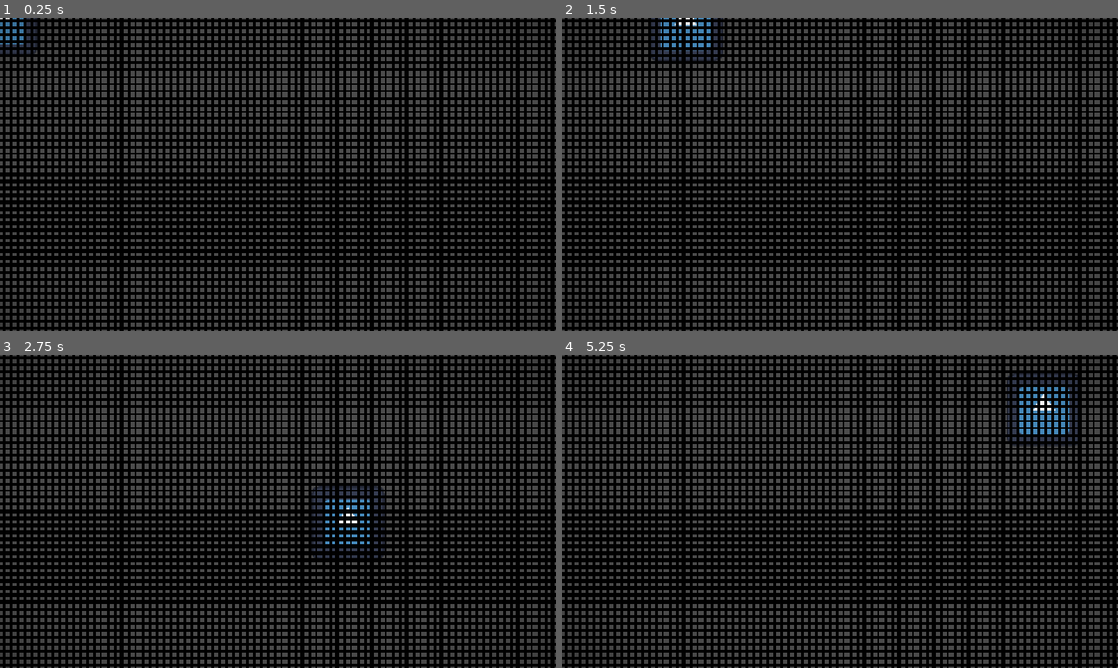
Above: before the commit, frames 1-4 (two rows, left to right).
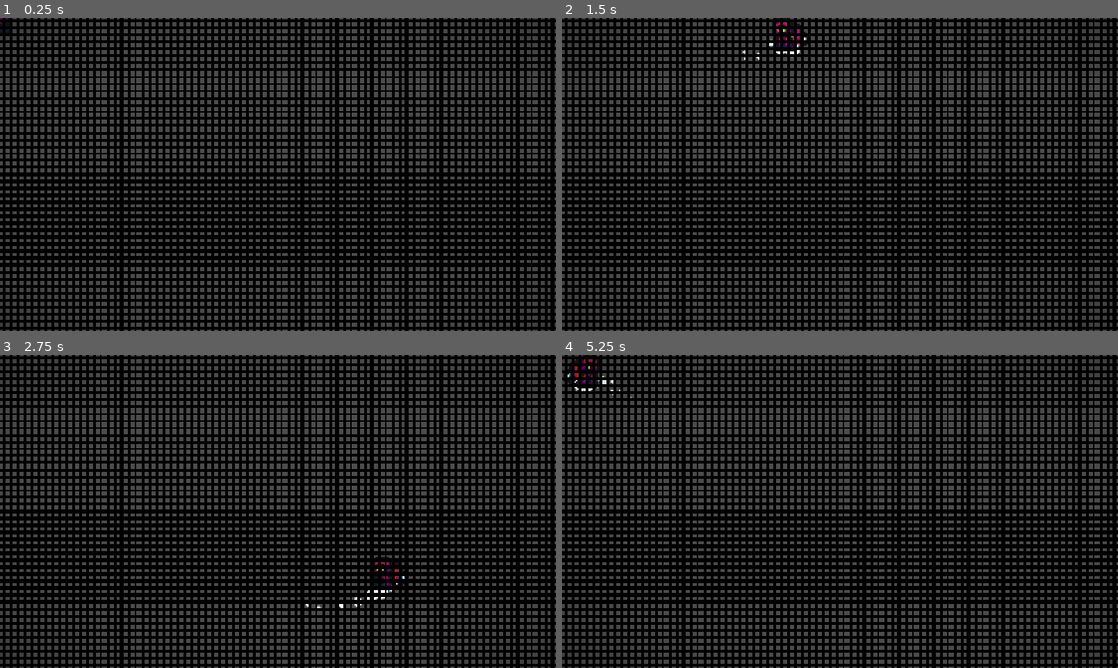
Above: after the commit, the same moments.

Repository: nemene21/gmtk-2023
Game: Godot game, scene res://scenes/main.tscn
Same seed, same stepped clock (60 frames per second), same inputs: the game is played once before the commit and once after it. The engine's default icon, where the game draws it, is replaced by a stand-in: a white triangle on a blue panel in a dark square.
Inputs (mouse positions are in pixels of both pictures, inside the frame that each line leads up to):
- Up to frame 1 (0.25 s): no input
- Up to frame 2 (1.5 s): tap Enter at 0.5 s; move the mouse to (962, 158) at 0.52 s; hold D (right) 0.53-1.28 s; move the mouse to (728, 190) at 1.27 s; hold S (down) from 1.28 s (still down)
- Up to frame 3 (2.75 s): move the mouse to (333, 442) at 2.02 s; release S (down) at 2.03 s; hold D (right) from 2.03 s (still down)
- Up to frame 4 (5.25 s): move the mouse to (812, 574) at 2.77 s; release D (right) at 2.78 s; hold W (up) 2.78-3.53 s; move the mouse to (1006, 558) at 3.52 s; hold A (left) 3.53-5.03 s; move the mouse to (673, 464) at 4.27 s; move the mouse to (867, 511) at 5.02 s; hold S (down) from 5.03 s (still down)

The runs differ from the first frame. In frame 1, 0.2% of the frame differs, in the area x 0-7%, y 0-12%; in frame 2, 0.7%; in frame 3, 0.7%; in frame 4, 1.0%, in the area x 0-93%, y 0-29%.

Commit message:
player art, turning and particles

Diff:
--- a/project.godot
+++ b/project.godot
@@ -62,3 +62,7 @@
 2d_physics/layer_1="Env"
 2d_physics/layer_2="Player"
 2d_physics/layer_3="Enemies"
+
+[rendering]
+
+textures/canvas_textures/default_texture_filter=0
--- a/scenes/player/player.gd
+++ b/scenes/player/player.gd
@@ -3,6 +3,8 @@
 @export var speed : float = 170
 @export var accel : float = 3
 @export var frict : float = 5
+
+@onready var body_sprite := $body
 
 const player_data : PlayerData = preload("res://scenes/player/data.tres")
 
@@ -17,3 +19,7 @@
 	velocity = velocity.move_toward(input * speed, accel_delta * delta)
 
 	move_and_slide()
+
+	# Turning player
+	var mouse_right = get_global_mouse_position().x > global_position.x
+	body_sprite.scale.x = lerp(body_sprite.scale.x, (float(mouse_right) * 2 - 1) * 3, delta * 20)
--- a/scenes/player/player.tscn
+++ b/scenes/player/player.tscn
@@ -1,26 +1,66 @@
-[gd_scene load_steps=6 format=3 uid="uid://bf8e26542y7vu"]
+[gd_scene load_steps=11 format=3 uid="uid://bf8e26542y7vu"]
 
 [ext_resource type="Script" path="res://scenes/player/player.gd" id="1_8vl52"]
-[ext_resource type="Texture2D" uid="uid://cn0d2jbpjynvw" path="res://icon.svg" id="1_dbbrm"]
+[ext_resource type="Texture2D" uid="uid://dxogjseo5k033" path="res://scenes/player/coolwizardguy.png" id="2_a1kyt"]
 [ext_resource type="PackedScene" uid="uid://dy2h01o2ksyes" path="res://addons/framework/op_nodes/components/hurtbox.tscn" id="3_y2tm1"]
+[ext_resource type="Texture2D" uid="uid://cyyl7hgw8sdu2" path="res://scenes/vfx/partcl.png" id="4_ak2l2"]
+[ext_resource type="Texture2D" uid="uid://bghhwl0nf8gcq" path="res://scenes/player/jetpack.png" id="4_icbv5"]
+
+[sub_resource type="Curve" id="Curve_c1qfl"]
+_data = [Vector2(0, 0), 0.0, 0.0, 0, 0, Vector2(0.13253, 1), 0.0, 0.0, 0, 0, Vector2(1, 0), 0.0, 0.0, 0, 0]
+point_count = 3
+
+[sub_resource type="CurveTexture" id="CurveTexture_7dfmq"]
+curve = SubResource("Curve_c1qfl")
+
+[sub_resource type="ParticleProcessMaterial" id="ParticleProcessMaterial_po0jp"]
+particle_flag_disable_z = true
+direction = Vector3(0, 1, 0)
+spread = 5.0
+gravity = Vector3(0, 0, 0)
+initial_velocity_min = 15.0
+initial_velocity_max = 40.0
+orbit_velocity_min = 0.0
+orbit_velocity_max = 0.0
+angle_min = -720.0
+angle_max = 720.0
+scale_min = 2.0
+scale_max = 3.0
+scale_curve = SubResource("CurveTexture_7dfmq")
 
 [sub_resource type="RectangleShape2D" id="RectangleShape2D_a6s56"]
-size = Vector2(64, 64)
+size = Vector2(39, 58)
 
 [sub_resource type="CircleShape2D" id="CircleShape2D_yr463"]
-radius = 60.075
+radius = 19.0263
 
 [node name="Player" type="CharacterBody2D"]
 collision_layer = 0
 script = ExtResource("1_8vl52")
-speed = 700.0
-accel = 500.0
-frict = 450.0
+speed = 500.0
+accel = 2000.0
+frict = 800.0
 
-[node name="Sprite2D" type="Sprite2D" parent="."]
-texture = ExtResource("1_dbbrm")
+[node name="body" type="Sprite2D" parent="."]
+scale = Vector2(3, 3)
+texture = ExtResource("2_a1kyt")
+
+[node name="jetpack" type="Sprite2D" parent="body"]
+z_index = -1
+position = Vector2(-4, 0)
+texture = ExtResource("4_icbv5")
+
+[node name="GPUParticles2D" type="GPUParticles2D" parent="body/jetpack"]
+position = Vector2(-3.33333, 8.33333)
+amount = 16
+process_material = SubResource("ParticleProcessMaterial_po0jp")
+texture = ExtResource("4_ak2l2")
+lifetime = 0.6
+speed_scale = 2.0
 
 [node name="CollisionShape2D" type="CollisionShape2D" parent="."]
+visible = false
+position = Vector2(1.5, 0)
 shape = SubResource("RectangleShape2D_a6s56")
 
 [node name="hurtbox" parent="." instance=ExtResource("3_y2tm1")]
Not shown, added: scenes/player/coolwizardguy.png.import
Not shown, added: scenes/player/jetpack.png.import
Not shown, added: scenes/vfx/partcl.png.import
